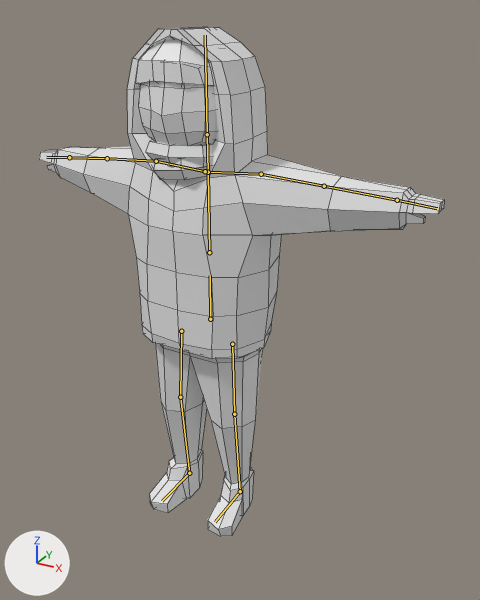
The FBX model Characters/GirlTRig.fbx: old version first, new version second.
Both versions are drawn from a 50 mm lens placed at (2.92, -4.38, 4.67), pointed at (0.49, 0.04, 2.45). Arrows for +X, +Y and +Z are at lower left; the lights stay in place. The first picture is the older version. The bones that change, and the others that lie on the model, are drawn over the model as lines. Mesh edges are drawn as thin lines.
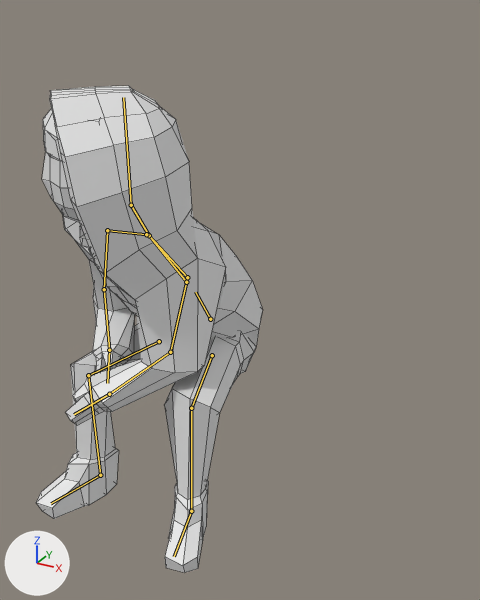
The newer file adds an action. The first version stands in its rest pose; the second is drawn at frame 1 of the action 'Armature|LeaningInTurn'.

Pixel boxes (x1, y1, x2, y2) of what changed, in the pictures (480 x 600 px):
'Torus.002', posed (44% narrower): before (39, 27, 444, 536); after (36, 86, 263, 573)
bone 'hip', root to tip: before (210, 319) to (210, 275); after (210, 319) to (195, 292)
bone 'spine', root to tip: before (209, 252) to (208, 172); after (187, 277) to (149, 235)
bone 'neck', root to tip: before (208, 172) to (207, 134); after (149, 235) to (131, 205)
bone 'head', root to tip: before (207, 134) to (205, 35); after (131, 205) to (123, 97)
bone 'r.upperarm', root to tip: before (208, 172) to (261, 174); after (149, 235) to (186, 282)
bone 'r.arm', root to tip: before (261, 174) to (324, 186); after (186, 282) to (170, 352)
bone 'r.arm.001', root to tip: before (324, 186) to (397, 200); after (170, 352) to (109, 394)
bone 'l.leg', root to tip: before (205, 171) to (156, 161); after (146, 234) to (107, 230)
bone 'l.arm.002', root to tip: before (156, 161) to (107, 158); after (107, 230) to (104, 289)
bone 'l.arm.003', root to tip: before (107, 158) to (69, 157); after (104, 289) to (109, 350)
bone 'l.leg.000', root to tip: before (181, 331) to (180, 397); after (159, 341) to (88, 375)
bone 'l.leg.001', root to tip: before (180, 397) to (189, 473); after (88, 375) to (100, 475)
bone 'l.foot', root to tip: before (189, 473) to (162, 501); after (100, 475) to (51, 503)
bone 'r.leg.002', root to tip: before (232, 344) to (234, 414); after (212, 355) to (191, 408)
bone 'r.leg.003', root to tip: before (234, 414) to (240, 491); after (191, 408) to (191, 511)
bone 'r.foot.001', root to tip: before (240, 491) to (215, 522); after (191, 511) to (174, 556)

The change, as a list of edits to the scene's bpy script:
```text
Change bone_hip:
    where bone_hip = bpy.data.objects['Armature'].pose.bones['hip']
    bone_hip.rotation_quaternion: (1.0, 0.0, 0.0, 0.0) -> (0.957, 0.291, 0.0, 0.0)  # degrees (0, 0, 0) -> degrees (34, 0, 0)
Change bone_spine:
    where bone_spine = bpy.data.objects['Armature'].pose.bones['spine']  # child of 'hip'
    bone_spine.rotation_quaternion: (1.0, 0.0, 0.0, 0.0) -> (0.989, 0.09, -0.121, -0.01)  # degrees (0, 0, 0) -> degrees (11, -14, -2)
Change bone_neck:
    where bone_neck = bpy.data.objects['Armature'].pose.bones['neck']  # child of 'spine'
    bone_neck.rotation_quaternion: (1.0, 0.0, 0.0, 0.0) -> (0.91, -0.074, -0.387, 0.128)  # degrees (0, 0, 0) -> degrees (-19, -43, 23)
Change bone_head:
    where bone_head = bpy.data.objects['Armature'].pose.bones['head']  # child of 'neck'
    bone_head.rotation_quaternion: (1.0, 0.0, 0.0, 0.0) -> (0.968, -0.191, 0.111, 0.12)  # degrees (0, 0, 0) -> degrees (-21, 15, 11)
Change bone_r_upperarm:
    where bone_r_upperarm = bpy.data.objects['Armature'].pose.bones['r.upperarm']  # child of 'spine'
    bone_r_upperarm.rotation_quaternion: (1.0, 0.0, 0.0, 0.0) -> (0.979, 0.16, -0.022, -0.124)  # degrees (0, 0, 0) -> degrees (19, 0, -14)
Change bone_r_arm:
    where bone_r_arm = bpy.data.objects['Armature'].pose.bones['r.arm']  # child of 'r.upperarm'
    bone_r_arm.rotation_quaternion: (1.0, 0.0, 0.0, 0.0) -> (0.858, 0.394, -0.144, -0.297)  # degrees (0, 0, 0) -> degrees (50, -1, -39)
Change bone_r_arm_001:
    where bone_r_arm_001 = bpy.data.objects['Armature'].pose.bones['r.arm.001']  # child of 'r.arm'
    bone_r_arm_001.rotation_quaternion: (1.0, 0.0, 0.0, 0.0) -> (0.867, 0.393, -0.24, -0.191)  # degrees (0, 0, 0) -> degrees (53, -15, -33)
Change bone_l_leg:
    where bone_l_leg = bpy.data.objects['Armature'].pose.bones['l.leg']  # child of 'spine'
    bone_l_leg.rotation_quaternion: (1.0, 0.0, 0.0, 0.0) -> (0.975, 0.102, -0.104, 0.169)  # degrees (0, 0, 0) -> degrees (10, -14, 18)
Change bone_l_arm_002:
    where bone_l_arm_002 = bpy.data.objects['Armature'].pose.bones['l.arm.002']  # child of 'l.leg'
    bone_l_arm_002.rotation_quaternion: (1.0, 0.0, 0.0, 0.0) -> (0.832, 0.486, -0.006, 0.267)  # degrees (0, 0, 0) -> degrees (57, -16, 27)
Change bone_l_arm_003:
    where bone_l_arm_003 = bpy.data.objects['Armature'].pose.bones['l.arm.003']  # child of 'l.arm.002'
    bone_l_arm_003.rotation_quaternion: (1.0, 0.0, 0.0, 0.0) -> (0.776, 0.513, 0.28, 0.237)  # degrees (0, 0, 0) -> degrees (71, 11, 42)
Change bone_l_leg_000:
    where bone_l_leg_000 = bpy.data.objects['Armature'].pose.bones['l.leg.000']  # child of 'hip'
    bone_l_leg_000.location: (0.0, 0.0, 0.0) -> (0.02, -0.3, 0.35)
    bone_l_leg_000.rotation_quaternion: (1.0, 0.0, 0.0, 0.0) -> (0.504, 0.845, 0.174, -0.038)  # degrees (0, 0, 0) -> degrees (120, 14, 15)
Change bone_l_leg_001:
    where bone_l_leg_001 = bpy.data.objects['Armature'].pose.bones['l.leg.001']  # child of 'l.leg.000'
    bone_l_leg_001.rotation_quaternion: (1.0, 0.0, 0.0, 0.0) -> (0.774, -0.633, -0.004, -0.007)  # degrees (0, 0, 0) -> degrees (-79, -1, 0)
Change bone_l_foot:
    where bone_l_foot = bpy.data.objects['Armature'].pose.bones['l.foot']  # child of 'l.leg.001'
    bone_l_foot.rotation_quaternion: (1.0, 0.0, 0.0, 0.0) -> (0.998, -0.065, -0.018, 0.0)  # degrees (0, 0, 0) -> degrees (-7, -2, 0)
Change bone_r_leg_002:
    where bone_r_leg_002 = bpy.data.objects['Armature'].pose.bones['r.leg.002']  # child of 'hip'
    bone_r_leg_002.location: (0.0, 0.0, 0.0) -> (-0.01, -0.3, 0.35)
    bone_r_leg_002.rotation_quaternion: (1.0, 0.0, 0.0, 0.0) -> (0.503, 0.846, -0.171, 0.042)  # degrees (0, 0, 0) -> degrees (120, -14, -15)
Change bone_r_leg_003:
    where bone_r_leg_003 = bpy.data.objects['Armature'].pose.bones['r.leg.003']  # child of 'r.leg.002'
    bone_r_leg_003.rotation_quaternion: (1.0, 0.0, 0.0, 0.0) -> (0.775, -0.632, 0.005, 0.008)  # degrees (0, 0, 0) -> degrees (-78, 1, 0)
Change bone_r_foot_001:
    where bone_r_foot_001 = bpy.data.objects['Armature'].pose.bones['r.foot.001']  # child of 'r.leg.003'
    bone_r_foot_001.rotation_quaternion: (1.0, 0.0, 0.0, 0.0) -> (0.998, -0.064, 0.02, 0.0)  # degrees (0, 0, 0) -> degrees (-7, 2, 0)
```
